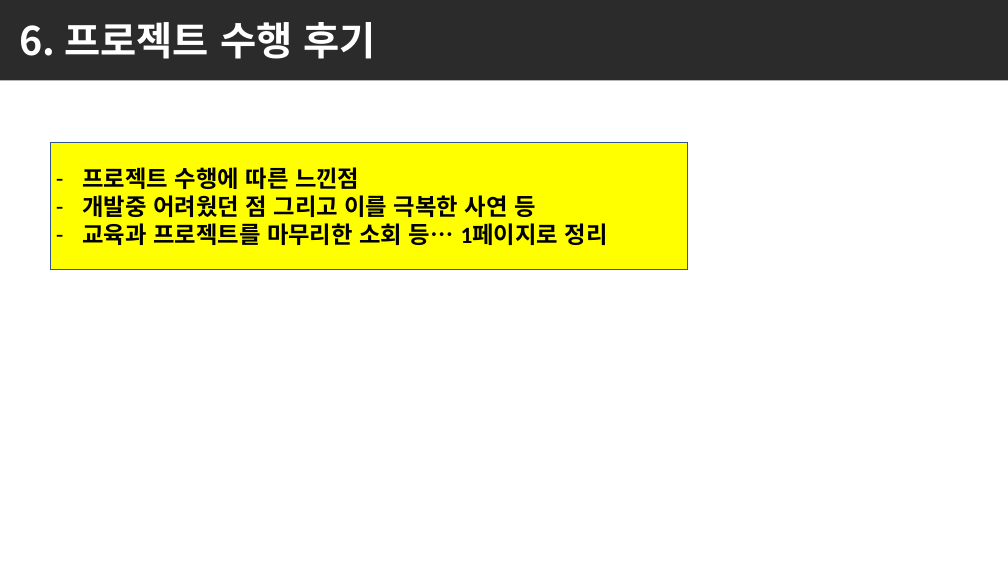
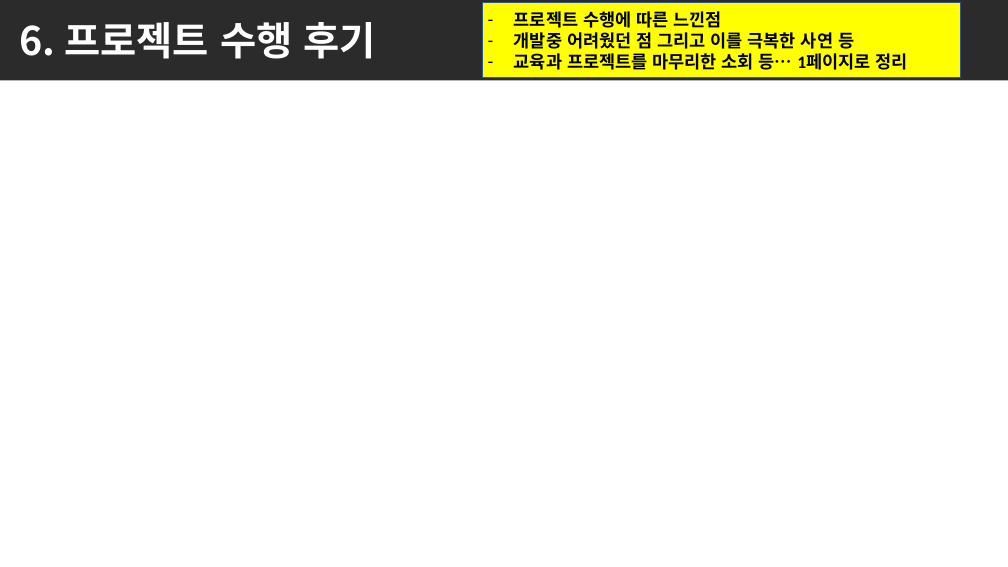
Before and after one commit to jewon1230-wq/For_transfer_files_jw, a slide deck: slide 10 of LG_부트캠프_12기_C반_프로젝트일정_및_최종제출결과물_3팀/LG_부트캠프_12기_C반_최종결과물(3팀)/결과보고서/4.LG_부트캠프_12기_C반_결과보고서(3팀)_v1.pptx (slide 8 before the commit). Drawn at 1008x567 pixels with LibreOffice and Linux fonts; fonts in the diff are those of the drawing; background and template pictures are left out; a plain dark background stands for a picture behind light text. Boxes give left, top, right and bottom in pixels: in the first picture for what was removed or moved away, otherwise in the second. Text is boxed around its words. In the diff, an @@ line names an element or a change of style, - is before the commit and + after.

```diff
--- a/LG_부트캠프_12기_C반_프로젝트일정_및_최종제출결과물_3팀/LG_부트캠프_12기_C반_최종결과물(3팀)/결과보고서/4.LG_부트캠프_12기_C반_결과보고서(3팀)_v1.pptx
+++ b/LG_부트캠프_12기_C반_프로젝트일정_및_최종제출결과물_3팀/LG_부트캠프_12기_C반_최종결과물(3팀)/결과보고서/4.LG_부트캠프_12기_C반_결과보고서(3팀)_v1.pptx
@@ rectangle "프로젝트 수행에 따른 느낀점": place and size @@
-rectangle "프로젝트 수행에 따른 느낀점" at [51,143,688,269]
+rectangle "프로젝트 수행에 따른 느낀점" at [482,3,960,77]
@@ rectangle "프로젝트 수행에 따른 느낀점" at [482,3,960,77]: size 32 to 24 pt @@
```
Also in this commit, not shown: 6 other slides changed, 2 slides added.
